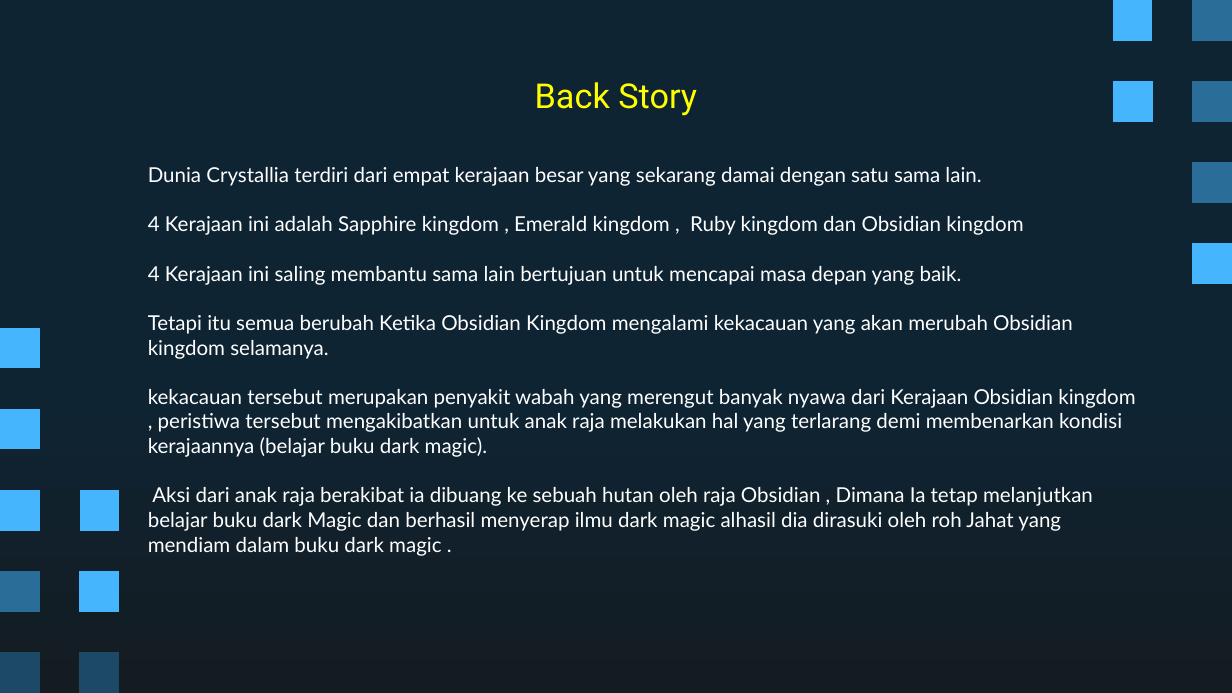
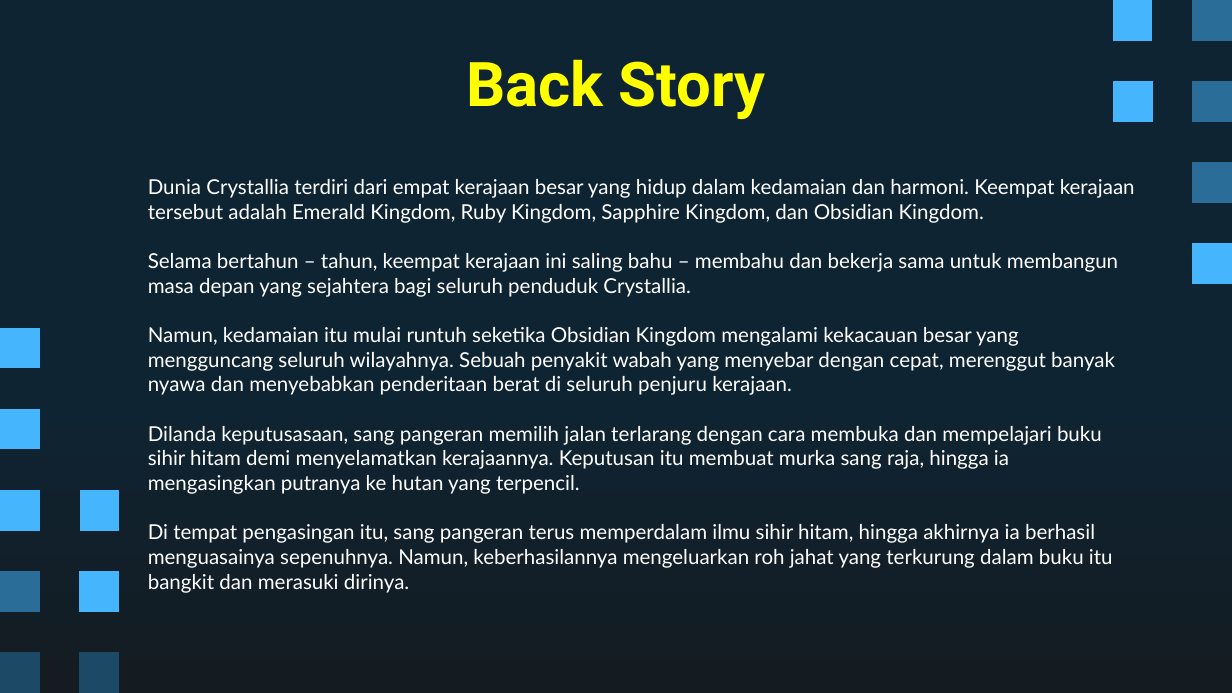
Before and after one commit to Ricardhad/gameProgProject, a slide deck: slide 2 of Super Pixel Vintage Gaming by Slidesgo.pptx. Drawn at 1232x693 pixels with LibreOffice and Linux fonts; fonts in the diff are those of the drawing. Boxes give left, top, right and bottom in pixels: in the first picture for what was removed or moved away, otherwise in the second. Text is boxed around its words. In the diff, an @@ line names an element or a change of style, - is before the commit and + after.

```diff
--- a/Super Pixel Vintage Gaming by Slidesgo.pptx
+++ b/Super Pixel Vintage Gaming by Slidesgo.pptx
@@ title "Back Story" moved from (x1=535, y1=82, x2=697, y2=116) to (x1=466, y1=59, x2=765, y2=119) @@
@@ title "Back Story" at (x1=466, y1=59, x2=765, y2=119): size 20 to 36 pt, bold on @@
@@ text at (x1=148, y1=179, x2=1135, y2=593): text changed @@
-Dunia Crystallia terdiri dari empat kerajaan besar yang sekarang damai dengan satu sama lain.
-4 Kerajaan ini adalah Sapphire kingdom , Emerald kingdom , Ruby kingdom dan Obsidian kingdom
-4 Kerajaan ini saling membantu sama lain bertujuan untuk mencapai masa depan yang baik.
-Tetapi itu semua berubah Ketika Obsidian Kingdom mengalami kekacauan yang akan merubah Obsidian kingdom selamanya.
-kekacauan tersebut merupakan penyakit wabah yang merengut banyak nyawa dari Kerajaan Obsidian kingdom , peristiwa tersebut mengakibatkan untuk anak raja melakukan hal yang terlarang demi membenarkan kondisi kerajaannya (belajar buku dark magic).
-Aksi dari anak raja berakibat ia dibuang ke sebuah hutan oleh raja Obsidian , Dimana Ia tetap melanjutkan belajar buku dark Magic dan berhasil menyerap ilmu dark magic alhasil dia dirasuki oleh roh Jahat yang mendiam dalam buku dark magic .
+Dunia Crystallia terdiri dari empat kerajaan besar yang hidup dalam kedamaian dan harmoni. Keempat kerajaan tersebut adalah Emerald Kingdom, Ruby Kingdom, Sapphire Kingdom, dan Obsidian Kingdom.
+Selama bertahun – tahun, keempat kerajaan ini saling bahu – membahu dan bekerja sama untuk membangun masa depan yang sejahtera bagi seluruh penduduk Crystallia.
+Namun, kedamaian itu mulai runtuh seketika Obsidian Kingdom mengalami kekacauan besar yang mengguncang seluruh wilayahnya. Sebuah penyakit wabah yang menyebar dengan cepat, merenggut banyak nyawa dan menyebabkan penderitaan berat di seluruh penjuru kerajaan.
+Dilanda keputusasaan, sang pangeran memilih jalan terlarang dengan cara membuka dan mempelajari buku sihir hitam demi menyelamatkan kerajaannya. Keputusan itu membuat murka sang raja, hingga ia mengasingkan putranya ke hutan yang terpencil.
+Di tempat pengasingan itu, sang pangeran terus memperdalam ilmu sihir hitam, hingga akhirnya ia berhasil menguasainya sepenuhnya. Namun, keberhasilannya mengeluarkan roh jahat yang terkurung dalam buku itu bangkit dan merasuki dirinya.
```
Also in this commit, not shown: 7 other slides changed, 5 slides added, 5 slides removed.
